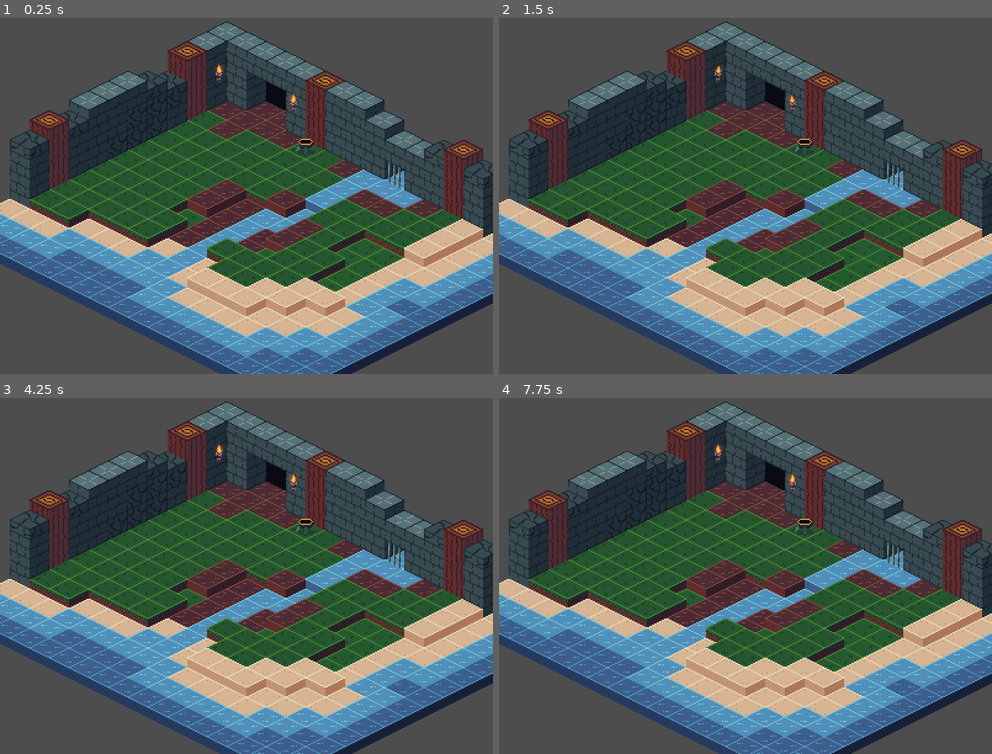
Above: before the commit, frames 1-4 (two rows, left to right).
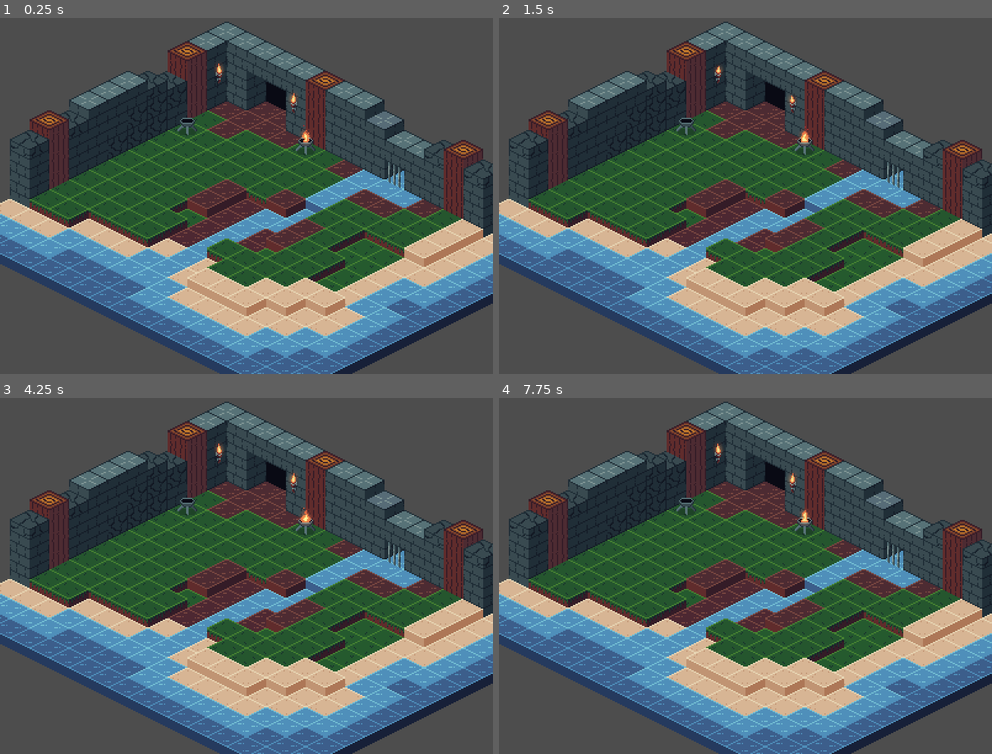
Above: after the commit, the same moments.

Repository: Paraldos/isometric
Game: Godot game, scene res://level.tscn
The game is run twice, just before and just after one commit, with the same random seed, the same clock (stepped at 60 frames per second) and the same inputs.
Inputs:
- Up to frame 1 (0.25 s): no input
- Up to frame 2 (1.5 s): tap Enter at 0.5 s
- Up to frame 3 (4.25 s): tap Space at 2 s; tap Enter at 3.5 s
- Up to frame 4 (7.75 s): tap Space at 5 s; tap Enter at 6.5 s

The runs differ from the first frame. In frame 1, 0.2% of the frame differs, in the area x 36-64%, y 12-39%; in frame 2, 0.2%; in frame 3, 0.2%; in frame 4, 0.2%.

Commit message:
refined torch and firebowl

Diff:
--- /dev/null
+++ b/deco/fire_bowl.gd
@@ -0,0 +1,11 @@
+extends "res://deco/deco_template.gd"
+
+@onready var animation_player: AnimationPlayer = %AnimationPlayer
+@export var fire_on = true
+
+func _ready() -> void:
+	super()
+	if fire_on:
+		animation_player.play('fire')
+	else:
+		animation_player.play("RESET")
--- a/deco/fire_bowl.tscn
+++ b/deco/fire_bowl.tscn
@@ -2,13 +2,59 @@
 
 [ext_resource type="PackedScene" uid="uid://bisl3ua8h2vk7" path="res://deco/deco_template.tscn" id="1_tprog"]
 [ext_resource type="Texture2D" uid="uid://c7vticn0p270p" path="res://assets/img/fire_bowl-Sheet.png" id="2_hhuc4"]
+[ext_resource type="Script" uid="uid://cgxg1sb5t5bq" path="res://deco/fire_bowl.gd" id="2_u12qx"]
+
+[sub_resource type="Animation" id="Animation_hhuc4"]
+length = 0.001
+tracks/0/type = "value"
+tracks/0/imported = false
+tracks/0/enabled = true
+tracks/0/path = NodePath("Sprite2D:frame")
+tracks/0/interp = 1
+tracks/0/loop_wrap = true
+tracks/0/keys = {
+"times": PackedFloat32Array(0),
+"transitions": PackedFloat32Array(1),
+"update": 1,
+"values": [0]
+}
+
+[sub_resource type="Animation" id="Animation_u12qx"]
+resource_name = "fire"
+length = 0.6
+loop_mode = 1
+tracks/0/type = "value"
+tracks/0/imported = false
+tracks/0/enabled = true
+tracks/0/path = NodePath("Sprite2D:frame")
+tracks/0/interp = 2
+tracks/0/loop_wrap = false
+tracks/0/keys = {
+"times": PackedFloat32Array(0, 0.6),
+"transitions": PackedFloat32Array(1, 1),
+"update": 0,
+"values": [1, 5]
+}
+
+[sub_resource type="AnimationLibrary" id="AnimationLibrary_khiuj"]
+_data = {
+&"RESET": SubResource("Animation_hhuc4"),
+&"fire": SubResource("Animation_u12qx")
+}
 
 [node name="FireBowl" unique_id=723009896 instance=ExtResource("1_tprog")]
+script = ExtResource("2_u12qx")
+fire_on = true
 
-[node name="GuidingBlock" parent="." index="0" unique_id=1429915701]
+[node name="AnimationPlayer" type="AnimationPlayer" parent="." index="0" unique_id=1493840186]
+unique_name_in_owner = true
+libraries/ = SubResource("AnimationLibrary_khiuj")
+
+[node name="GuidingBlock" parent="." index="1" unique_id=1429915701]
 position = Vector2(0, 8)
 frame = 2
 
-[node name="Sprite2D" type="Sprite2D" parent="." index="1" unique_id=57590967]
+[node name="Sprite2D" type="Sprite2D" parent="." index="2" unique_id=1253503421]
 position = Vector2(0, -8)
 texture = ExtResource("2_hhuc4")
+hframes = 6
--- a/level.tscn
+++ b/level.tscn
@@ -38,5 +38,9 @@
 position = Vector2(240, 16)
 scale = Vector2(-1, 1)
 
-[node name="FireBowl" parent="Node2D" unique_id=774064366 instance=ExtResource("3_oi3di")]
+[node name="FireBowl" parent="Node2D" unique_id=836105076 instance=ExtResource("3_oi3di")]
+position = Vector2(144, 40)
+fire_on = false
+
+[node name="FireBowl2" parent="Node2D" unique_id=1183929566 instance=ExtResource("3_oi3di")]
 position = Vector2(240, 56)
Binary file changed: assets/img/fire_bowl-Sheet.png
Binary file changed: assets/img/fire_bowl.aseprite
Binary file changed: assets/img/torch-Sheet.png
Binary file changed: assets/img/torch.aseprite
Binary file added: assets/img/trees.aseprite
Not shown, added: deco/fire_bowl.gd.uid
